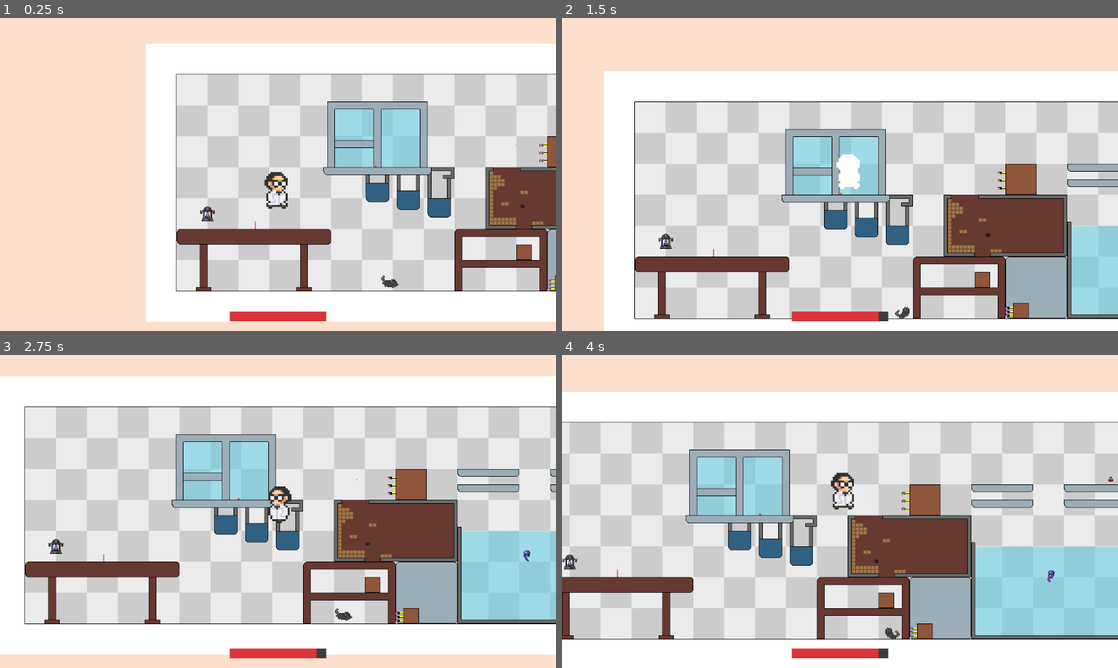
Above: before the commit, frames 1-4 (two rows, left to right).
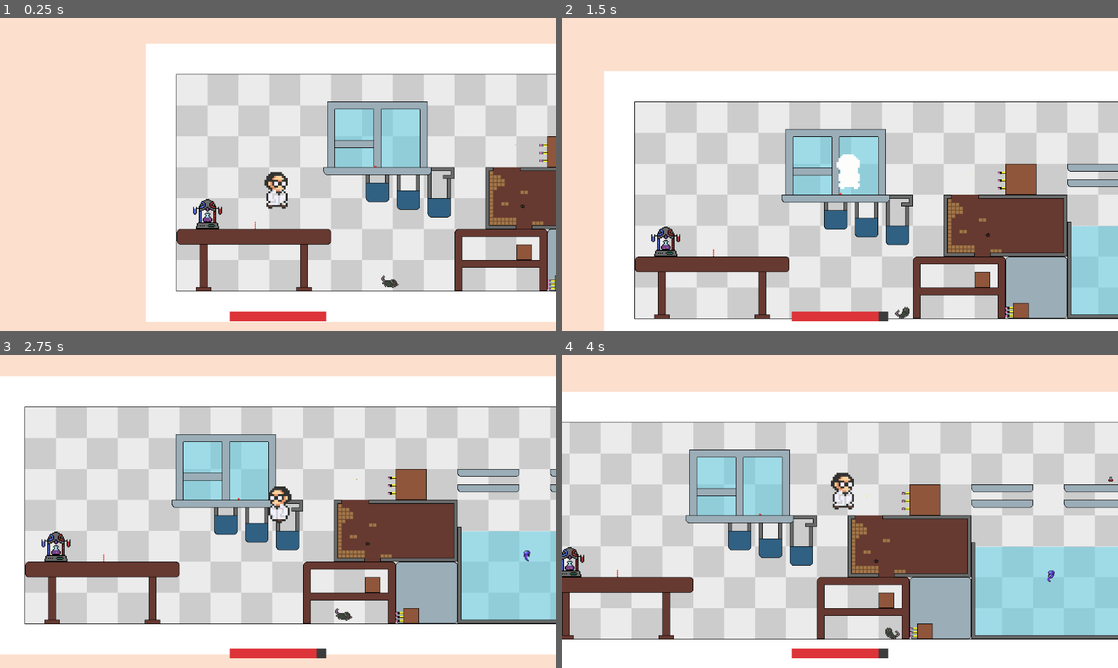
Above: after the commit, the same moments.

Repository: conor-wilson/dr-shrink
Game: Godot game, scene res://scenes/main.tscn
Same seed, same stepped clock (60 frames per second), same inputs: the game is played once before the commit and once after it. Sound files missing from this copy of the repository are replaced by a short silence.
Inputs:
- Up to frame 1 (0.25 s): no input
- Up to frame 2 (1.5 s): hold Right (Right) from 0.53 s (still down); tap Space (Shoot) at 0.6 s; tap W (Jump) at 0.77 s; tap Down (Shrink) at 1.35 s
- Up to frame 3 (2.75 s): tap W (Jump) at 1.52 s; release Right (Right) at 2.03 s; hold Left (Left) from 2.03 s (still down); tap Space (Shoot) at 2.1 s
- Up to frame 4 (4 s): release Left (Left) at 2.78 s; hold Right (Right) from 2.78 s (still down); tap Down (Shrink) at 2.85 s; tap W (Jump) at 3.02, 3.77 s; tap Space (Shoot) at 3.6 s

The runs differ from the first frame. In frame 1, 0.3% of the frame differs, in the area x 34-40%, y 57-68%; in frame 2, 0.3%; in frame 3, 0.3%; in frame 4, 0.3%.

Commit message:
Scaled-up shrinking machine

Diff:
--- a/shrinker/shrinker/scenes/entities/potion_machine.tscn
+++ b/shrinker/shrinker/scenes/entities/potion_machine.tscn
@@ -4,8 +4,8 @@
 [ext_resource type="Texture2D" uid="uid://bnxs6v3lltari" path="res://graphics/custom/PotionMachinePurple-Sheet.png" id="1_fesuh"]
 
 [sub_resource type="CapsuleShape2D" id="CapsuleShape2D_5aj7t"]
-radius = 32.0
-height = 68.0
+radius = 129.0
+height = 258.0
 
 [sub_resource type="Animation" id="Animation_yu5xh"]
 resource_name = "purple_bubbles"
@@ -51,7 +51,7 @@
 script = ExtResource("1_524jn")
 
 [node name="Sprite2D" type="Sprite2D" parent="."]
-scale = Vector2(4, 4)
+scale = Vector2(8, 8)
 texture = ExtResource("1_fesuh")
 hframes = 8
 
